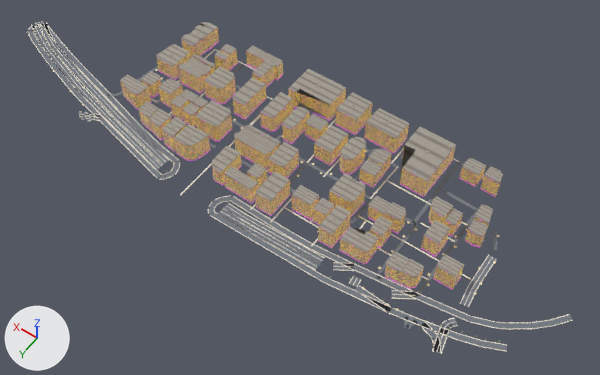
One commit to the glTF model public/models/urban-north-stage6.glb: the scene before it, then after it.
Camera for both pictures: a 50 mm camera at (-799.0, 1494.0, 1241.0) aimed at (-221.0, 684.0, -31.0). Every picture has the same lights, and +X, +Y and +Z are marked at lower left. The first picture is the older version.

Objects in the first picture: 'urban-hotel-2116-N116', 'urban-hotel-2127-N127', 'urban-hotel-2138-N138', 'urban-hotel-2157-N157', 'urban-hotel-702-N156', 'urban-hotel-704-N158', 'urban-hotel-705-N150', 'urban-hotel-716-N163', 'urban-hotel-726-N142', 'urban-hotel-730-N132', 'urban-prop-north-lamp-glow', 'urban-prop-north-palms', 'urban-street-north-promenades', 'urban-street-north-roads', 'urban-street-north-sidewalks' and 51 more.
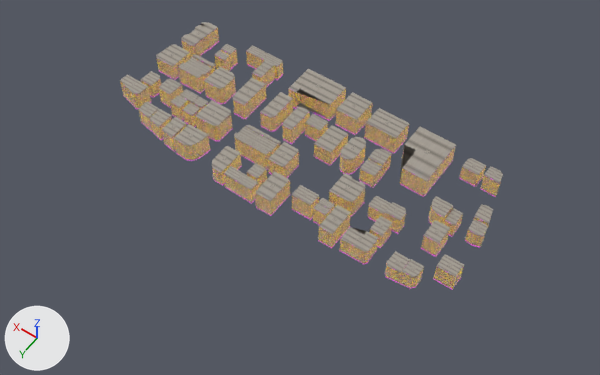
Boxes [x1, y1, x2, y2] around the edits, measured in the pictures (600 x 375 px):
'urban-street-north-roads', deleted
    before: [28, 22, 572, 354]
'urban-street-north-sidewalks', deleted
    before: [28, 21, 573, 354]
'urban-street-north-promenades', deleted
    before: [151, 49, 471, 280]
'urban-prop-north-lamp-glow', deleted
    before: [33, 31, 499, 311]
'urban-prop-north-palms', deleted
    before: [42, 30, 571, 347]

The change in detail:
Object 'urban-prop-north-lamp-glow' (ob_urban_prop_north_lamp_glow) is deleted.
Object 'urban-prop-north-palms' (ob_urban_prop_north_palms) is deleted.
Object 'urban-street-north-promenades' (ob_urban_street_north_promenades) is deleted.
Object 'urban-street-north-roads' (ob_urban_street_north_roads) is deleted.
Object 'urban-street-north-sidewalks' (ob_urban_street_north_sidewalks) is deleted.
